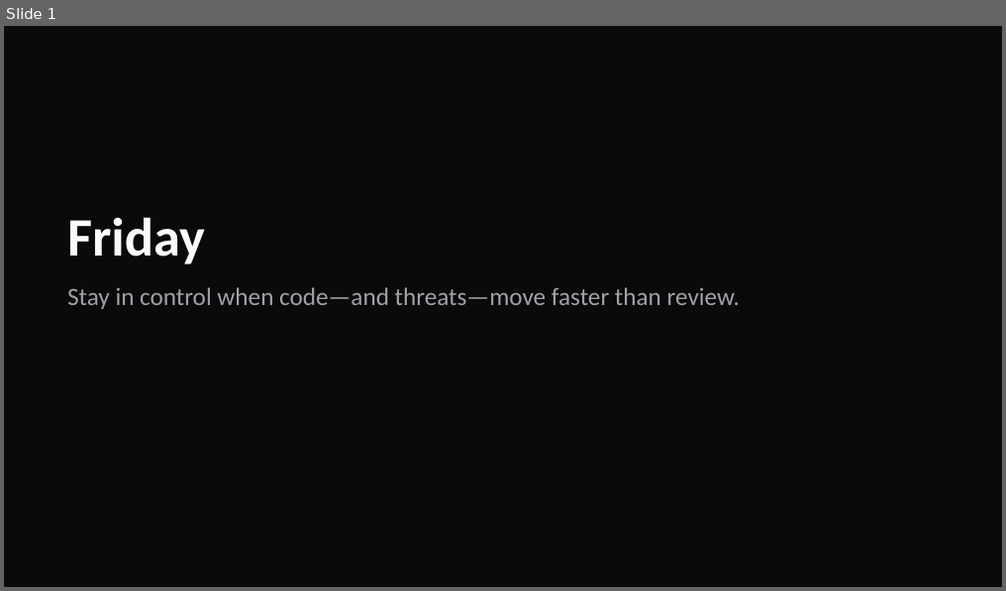
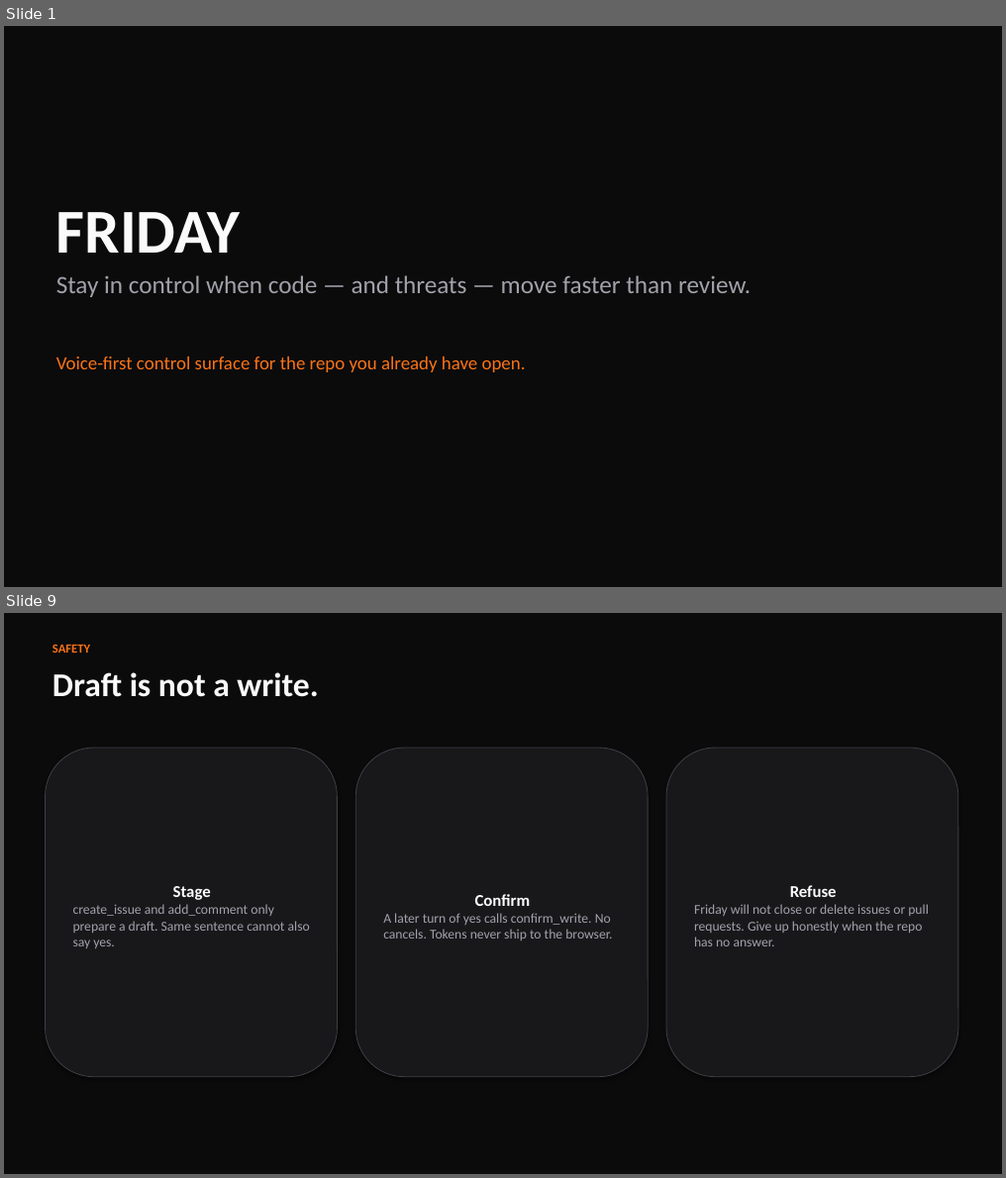
Before and after one commit to hatif03/friday-voice-agent, a slide deck: docs/presentation/Friday-Voice-Agent.pptx. Shown one above the other, each under a label of ours: slide 1 before the commit, slides 1 and 9 after it; the slides between them are not shown. The pictures are 1006x591 and 1006x1178 pixels, drawn with LibreOffice and Linux fonts; fonts in the diff are those of the drawing. Boxes give left, top, right and bottom in pixels: in the first picture for what was removed or moved away, otherwise in the second. Text is boxed around its words. In the diff, an @@ line names an element or a change of style, - is before the commit and + after.

Commit message:
docs: add demo script for Friday voice agent and enhance pitch deck generation
Introduce a comprehensive demo script for showcasing the Friday voice agent's capabilities, emphasizing its interaction with GitHub. Additionally, improve the pitch deck generation script with updated styling and layout adjustments for better presentation quality.

```diff
--- a/docs/presentation/Friday-Voice-Agent.pptx
+++ b/docs/presentation/Friday-Voice-Agent.pptx
@@ slide 9 added at (4, 613, 1002, 1174), background #FFFFFF @@
@@ rectangle added at (4, 613, 1002, 1174), fill #0B0B0C @@
@@ text added at (53, 644, 90, 653), 12 pt, text #F97316, bold @@
+SAFETY
@@ text added at (53, 672, 318, 697), 32 pt, text #FAFAFA, bold @@
+Draft is not a write.
@@ rounded rectangle added at (46, 748, 338, 1077), fill #18181B, outline #3F3F46 0.75 pt, 13 pt, text #A1A1AA @@
+Stage
+create_issue and add_comment only prepare a draft. Same sentence cannot also say yes.
@@ rounded rectangle added at (355, 748, 648, 1077), fill #18181B, outline #3F3F46 0.75 pt, 13 pt, text #A1A1AA @@
+Confirm
+A later turn of yes calls confirm_write. No cancels. Tokens never ship to the browser.
@@ rounded rectangle added at (666, 748, 958, 1077), fill #18181B, outline #3F3F46 0.75 pt, 13 pt, text #A1A1AA @@
+Refuse
+Friday will not close or delete issues or pull requests. Give up honestly when the repo has no answer.
@@ slide 1 changed as well @@
@@ background #0A0A0A to #FFFFFF @@
@@ rectangle added at (4, 26, 1002, 587), fill #0B0B0C @@
@@ text at (56, 212, 240, 253): text changed; size 52 to 60 pt @@
-Friday
+FRIDAY
@@ text at (56, 275, 750, 297): spaces changed @@
-Stay in control when code—and threats—move faster than review.
+Stay in control when code — and threats — move faster than review.
@@ text added at (56, 357, 526, 372), 18 pt, text #F97316 @@
+Voice-first control surface for the repo you already have open.
```
Also in this commit, not shown: 9 other slides added, 12 slides removed, 2 other files.
